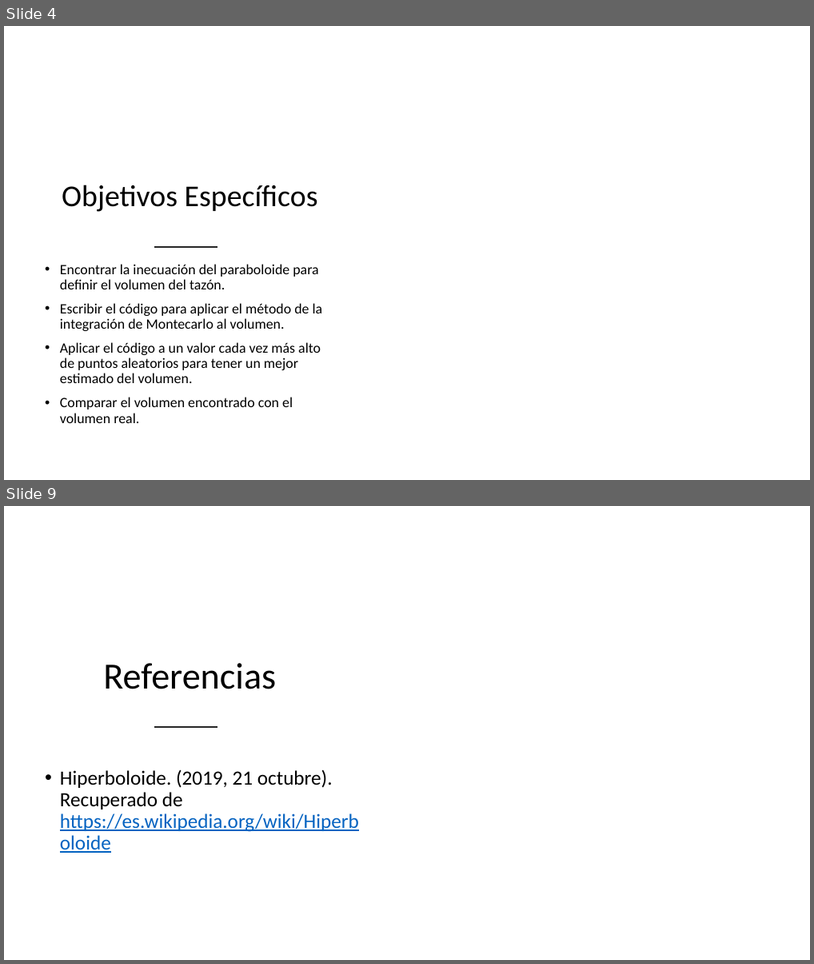
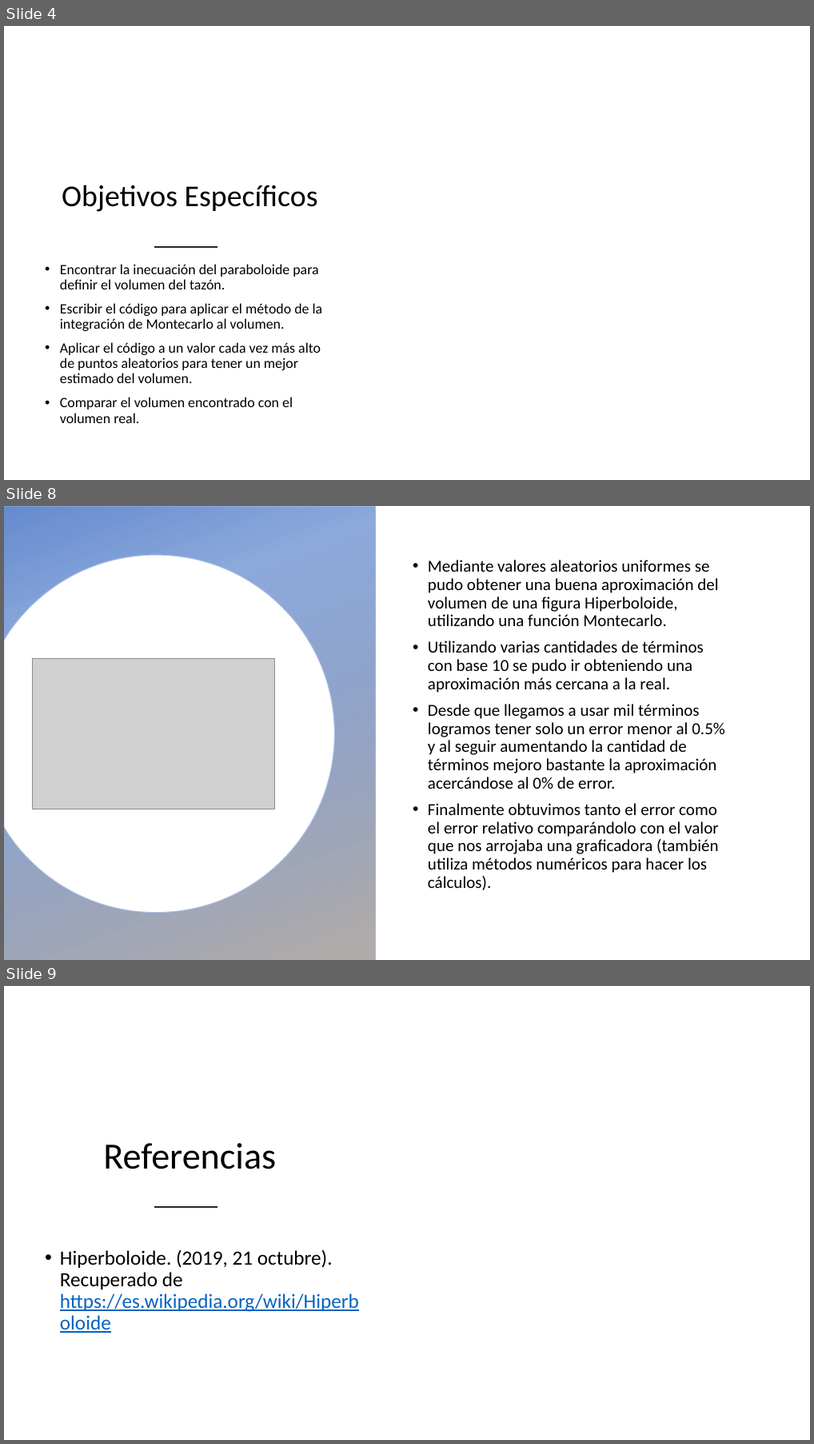
Before and after one commit to Fernando28AC/proyecto_modulo2, a slide deck: Proyecto_modulo2.pptx. Shown one above the other, each under a label of ours: slides 4 and 9 before the commit, slides 4, 8 and 9 after it; the slides between them are not shown. The pictures are 814x964 and 814x1444 pixels, drawn with LibreOffice and Linux fonts; fonts in the diff are those of the drawing; grey boxes stand for pictures; background and template pictures are left out. Boxes give left, top, right and bottom in pixels: in the first picture for what was removed or moved away, otherwise in the second. Text is boxed around its words. In the diff, an @@ line names an element or a change of style, - is before the commit and + after.

```diff
--- a/Proyecto_modulo2.pptx
+++ b/Proyecto_modulo2.pptx
@@ slide 8 added at bbox=[4, 506, 810, 960], background picture (left out) @@
@@ rectangle added at bbox=[4, 506, 375, 960], fill gradient #4472C4 to #AFABAB @@
@@ freeform shape added at bbox=[4, 555, 335, 912], fill #FFFFFF, outline #C5C3C3 1 pt @@
@@ text added at bbox=[428, 560, 726, 890], 20 pt, text #000000 @@
+• Mediante valores aleatorios uniformes se pudo obtener una buena aproximación del volumen de una figura Hiperboloide, utilizando una función Montecarlo.
+• Utilizando varias cantidades de términos con base 10 se pudo ir obteniendo una aproximación más cercana a la real.
+• Desde que llegamos a usar mil términos logramos tener solo un error menor al 0.5% y al seguir aumentando la cantidad de términos mejoro bastante la aproximación acercándose al 0% de error.
+• Finalmente obtuvimos tanto el error como el error relativo comparándolo con el valor que nos arrojaba una graficadora (también utiliza métodos numéricos para hacer los cálculos).
@@ picture added at bbox=[33, 659, 274, 808] @@
```
Also in this commit, not shown: 2 slides changed, 1 other slide added, 2 slides removed.
